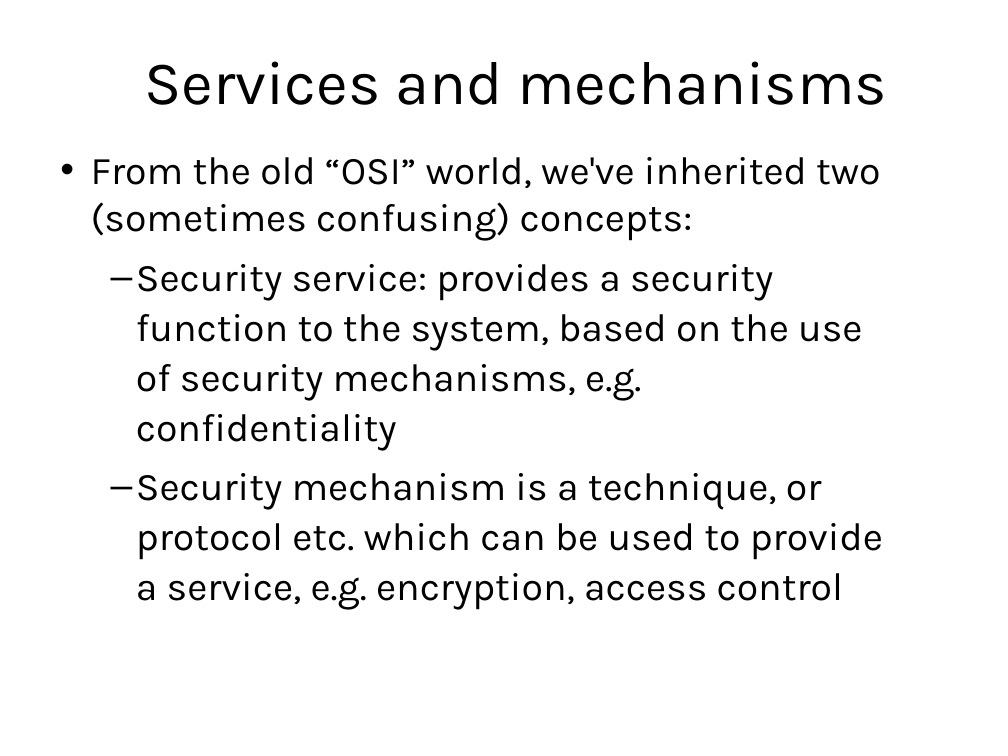
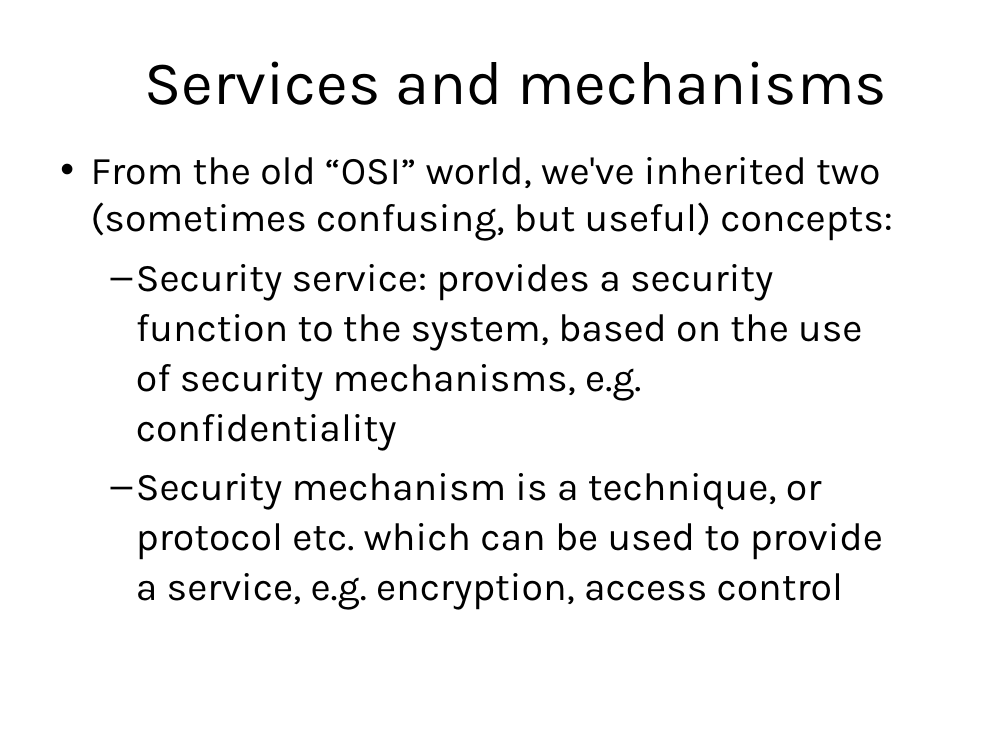
Before and after one commit to sftcd/cs7053, a slide deck: slide 5 of 2022lectures/02-concepts.odp. Drawn at 1008x756 pixels with LibreOffice and Linux fonts; fonts in the diff are those of the drawing. Boxes give left, top, right and bottom in pixels: in the first picture for what was removed or moved away, otherwise in the second. Text is boxed around its words. In the diff, an @@ line names an element or a change of style, - is before the commit and + after.

```diff
--- a/2022lectures/02-concepts.odp
+++ b/2022lectures/02-concepts.odp
@@ text at (91,157,893,241): text changed @@
-• From the old “OSI” world, we've inherited two (sometimes confusing) concepts:
+• From the old “OSI” world, we've inherited two (sometimes confusing, but useful) concepts:
```
Also in this commit, not shown: 3 other slides changed, 4 other files.
